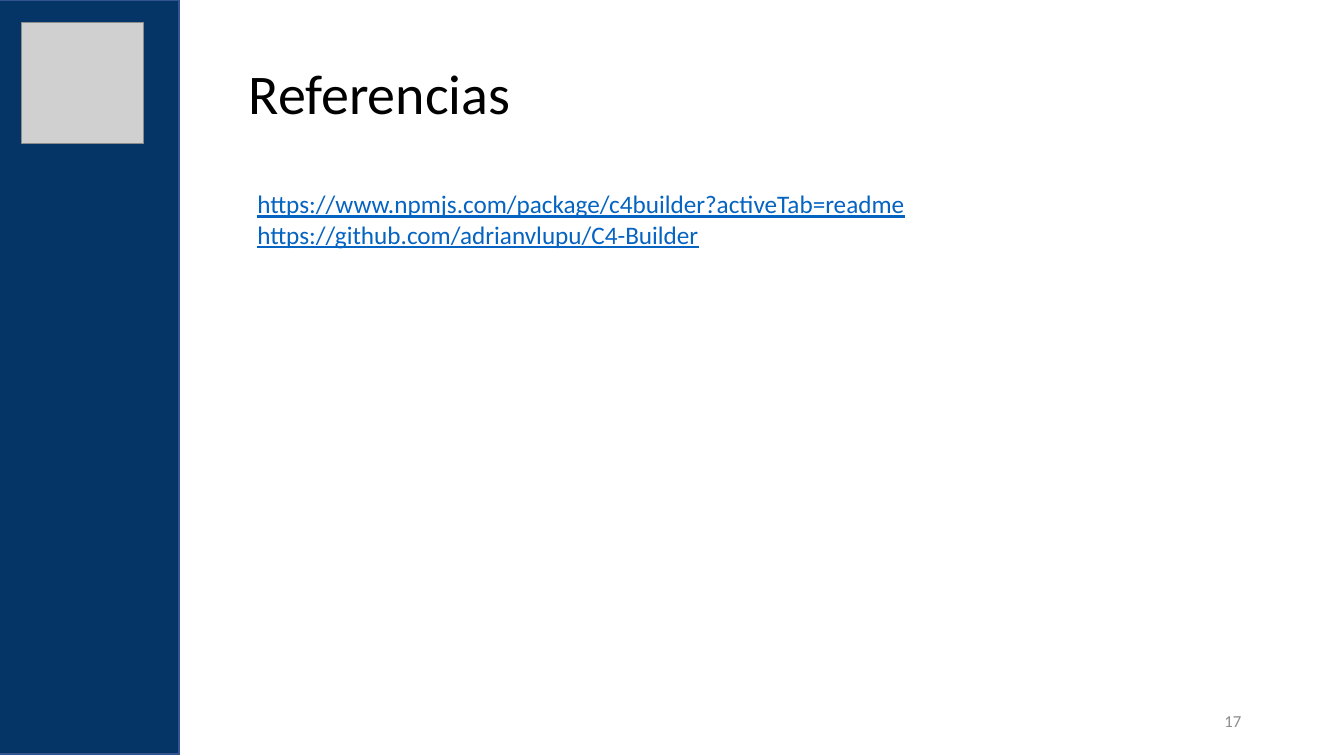
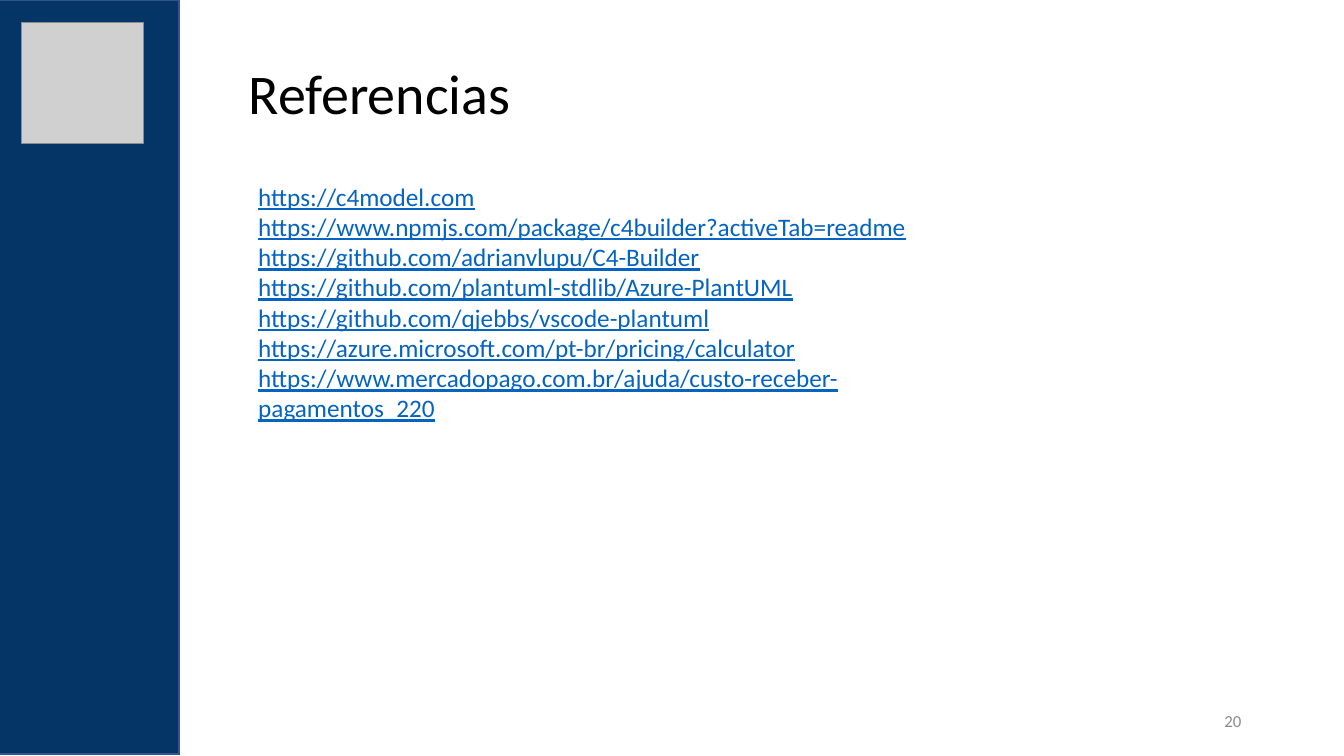
Before and after one commit to felipementel/c4-model-builder, a slide deck: slide 20 of ppt/PGPARQ01C1-2N-P1 - Arquitetura de Software.pptx (slide 17 before the commit). Drawn at 1344x756 pixels with LibreOffice and Linux fonts; fonts in the diff are those of the drawing; grey boxes stand for pictures. Boxes give left, top, right and bottom in pixels: in the first picture for what was removed or moved away, otherwise in the second. Text is boxed around its words. In the diff, an @@ line names an element or a change of style, - is before the commit and + after.

```diff
--- a/ppt/PGPARQ01C1-2N-P1 - Arquitetura de Software.pptx
+++ b/ppt/PGPARQ01C1-2N-P1 - Arquitetura de Software.pptx
@@ text "https://c4model.com": place and size @@
-text "https://c4model.com" at (257, 195, 904, 249)
+text "https://c4model.com" at (258, 188, 905, 422)
@@ text at (258, 188, 474, 210): paragraph added @@
+https://c4model.com
@@ text at (258, 248, 837, 422): text changed @@
-https://github.com/adrianvlupu/C4-Builder
+https://github.com/adrianvlupu/C4-Builder
+https://github.com/plantuml-stdlib/Azure-PlantUML
+https://github.com/qjebbs/vscode-plantuml
+https://azure.microsoft.com/pt-br/pricing/calculator
+https://www.mercadopago.com.br/ajuda/custo-receber-pagamentos_220
@@ page number at (1224, 716, 1241, 727): text changed @@
-17
+20
```
Also in this commit, not shown: 7 other slides changed, 3 slides added, 13 other files.
